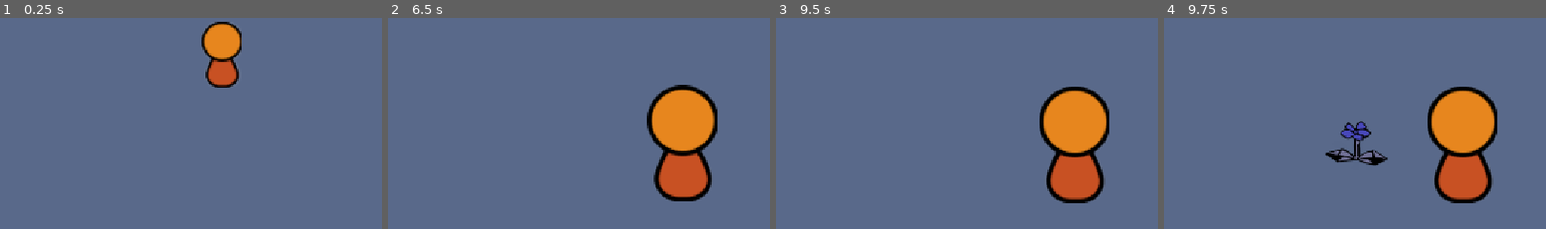
Above: before the commit, frames 1-4 (left to right).
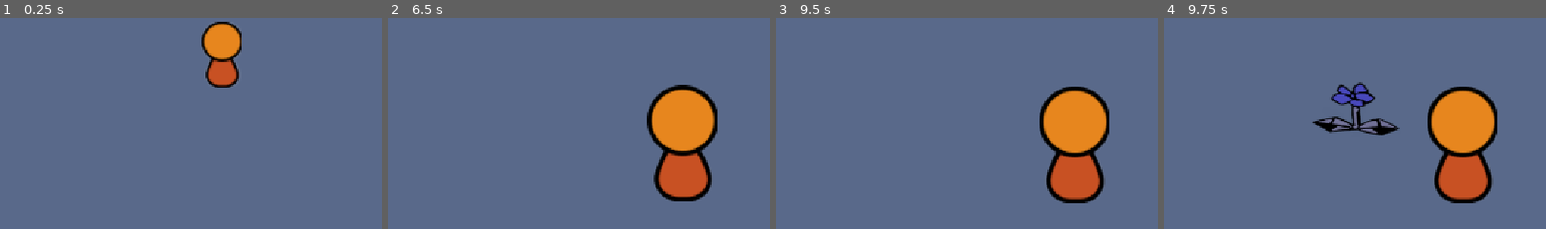
Above: after the commit, the same moments.

Repository: cjj1516/GrowTogether
Game: Godot game, scene res://world/world.tscn
Two runs of this game, one before a commit and one after it. Both use one fixed random seed, a clock stepped at 60 frames per second and the inputs below.
Inputs (mouse positions are % of the whole screen's width and height, from its top left):
- Up to frame 1 (0.25 s): no input
- Up to frame 2 (6.5 s): click "1" at 0.5 s; click "1" at 1.25 s; click "1" at 2 s; click "1" at 2.75 s; click "1" at 3.5 s; click "1" at 4.25 s; click "1" at 5 s; click "1" at 5.75 s
- Up to frame 3 (9.5 s): click "1" at 6.5 s; click "1" at 7.25 s; click "1" at 8 s; click "1" at 8.75 s
- Up to frame 4 (9.75 s): tap Enter at 9.5 s; move the mouse to (45, 70) at 9.52 s; click (45, 70) at 9.67 s
The pictures show only the part of the screen within x 20-70%, y 41-91%; the shares and areas given below are measured in that part.

Frames 1-3 are identical in both runs. In frame 4, 3.0% of the frame differs, in the area x 38-62%, y 30-71%.

Commit message:
camera clicks for cole

Diff:
--- a/npcs/npc.gd
+++ b/npcs/npc.gd
@@ -81,6 +81,7 @@
 	var random_z = randf_range(wander_bounds.position.y + edge_padding, wander_bounds.position.y + wander_bounds.size.y - edge_padding)
 	target_pos = Vector3(random_x, global_position.y, random_z)
 
+
 func action_decision() -> void:
 	#50% chance to water, 25 to wander 25 to idle
 	var availale_plant = get_plant()
@@ -97,6 +98,7 @@
 			current_state = State.WANDERING
 			pick_target()
 
+
 func handle_wander() -> void:
 	#flat so we can just ignore height difference
 	var target_flat = Vector3(target_pos.x, global_position.y, target_pos.z)
@@ -107,12 +109,14 @@
 		velocity = Vector3.ZERO
 		action_decision()
 
+
 func handle_idle(delta: float) -> void:
 	timer -= delta
 	velocity = Vector3.ZERO
 	if timer <= 0.0:
 		pick_target()
 		current_state = State.WANDERING
+
 
 func handle_wantplant() -> void:
 	if not is_instance_valid(plant_node):
@@ -133,14 +137,15 @@
 		var pause_timer = get_tree().create_timer(randf_range(2,3))
 		pause_timer.timeout.connect(done_interacting)
 
+
 func done_interacting() -> void:
 	plant_node = null
 	pick_target()
 	current_state = State.WANDERING
 
+
 func give_seeds() -> void:
-
-	var sprite = plant_node.get_node("Sprite3D") as Sprite3D
+	var sprite = plant_node.get_node("Sprite") as Sprite3D
 	var texture_path = sprite.texture.resource_path
 	var file_name = texture_path.get_file().get_basename()
 
--- a/plants/plant.gd
+++ b/plants/plant.gd
@@ -1,4 +1,4 @@
-extends Node2D
+extends Node3D
 class_name Plant
 
 # Godot's custom resources seem very helpful in terms of defining multiple
@@ -47,7 +47,7 @@
 		return
 
 	plant_resource.prepare_resource(self)
-	$Sprite2D.texture = plant_resource.texture
+	$Sprite.texture = plant_resource.texture
 	pass
 
 func water_plant(timer_reduction: float = 0):
--- a/plants/plant.tscn
+++ b/plants/plant.tscn
@@ -2,7 +2,8 @@
 
 [ext_resource type="Script" uid="uid://ovh0a4hjv3wo" path="res://plants/plant.gd" id="1_2vmhr"]
 
-[node name="Plant" type="Node2D" unique_id=1464187394]
+[node name="Plant" type="Node3D" unique_id=630787401]
 script = ExtResource("1_2vmhr")
 
-[node name="Sprite2D" type="Sprite2D" parent="." unique_id=1047902305]
+[node name="Sprite" type="Sprite3D" parent="." unique_id=397440641]
+transform = Transform3D(1, 0, 0, 0, 1, 0, 0, 0, 1, 0, 0.44743204, 0)
--- a/plants/resources/plant_resource.gd
+++ b/plants/resources/plant_resource.gd
@@ -6,6 +6,6 @@
 var texture: Texture2D
 @export var thirst_limit: float
 
-func prepare_resource(plant: Node2D):
+func prepare_resource(plant: Node3D):
 	texture = compressed_texture
 	pass
--- /dev/null
+++ b/world/camera.gd
@@ -0,0 +1,46 @@
+extends Camera3D
+
+
+# Called when the node enters the scene tree for the first time.
+func _ready() -> void:
+	pass # Replace with function body.
+
+
+# Called every frame. 'delta' is the elapsed time since the previous frame.
+func _process(delta: float) -> void:
+	pass
+
+# returns null
+func screen_raycast(screen_pos: Vector2):
+	# 1. Calculate the start (origin) and direction of the ray from the 2D screen position
+	var origin: Vector3 = project_ray_origin(screen_pos)
+	var direction: Vector3 = project_ray_normal(screen_pos)
+	# extend ray arbitrarily far. in practice this should always hit something
+	# if the player tried to click on something
+	var end: Vector3 = origin + direction * 1000
+
+	# 2. Create the query parameters
+	var query = PhysicsRayQueryParameters3D.create(origin, end)
+
+	# 3. Access the 3D physics space state
+	var space_state = get_world_3d().direct_space_state
+
+	# Optional: Exclude certain physics layers or objects if needed
+	# query.collision_mask = 1
+
+	# 4. Cast the ray
+	var result: Dictionary = space_state.intersect_ray(query)
+
+	# 5. Handle the result
+	if not result.is_empty():
+		var hit_object = result.collider
+		var hit_position = result.position
+		var hit_normal = result.position
+
+		# Example: Interact with the object if it has a specific method
+		if hit_object.has_method("on_clicked"):
+			hit_object.on_clicked()
+
+		return hit_position
+
+	return null
--- /dev/null
+++ b/world/world.gd
@@ -0,0 +1,84 @@
+extends Node3D
+
+var plant_scene = load("res://plants/plant.tscn")
+
+var plant_inventory: Dictionary[String, int]
+var plant_list: Array[Plant]
+
+var last_second: int = 0
+var total_time: float = 0
+
+@onready var GUI: CanvasLayer = $GUI
+@onready var floor_node = $Floor
+@onready var camera_node = $Camera3D
+var name_to_button: Dictionary[String, Button]
+var buttons: Array[Button]
+
+var currently_planting: String = "green_plant"
+
+# Called when the node enters the scene tree for the first time.
+func _ready() -> void:
+	var colors = ["red", "yellow", "green", "blue"]
+	for i in range(len(colors)):
+		var color = colors[i]
+		var button = Button.new()
+		var plant_name = color + "_plant"
+
+		add_plant_to_inventory(plant_name, 1)
+
+		button.text = str(plant_inventory[plant_name])
+		button.icon = load(
+			"res://plants/resources/images/{plant_name}.png"
+			.format({"plant_name": plant_name}
+		))
+		button.position = Vector2(i*150 + 20, 20)
+		button.pressed.connect(attempt_to_select_what_to_plant.bind(plant_name))
+		add_child(button)
+
+		name_to_button[plant_name] = button
+	pass
+
+
+func attempt_to_select_what_to_plant(name: String):
+	#if plant_inventory[name] >= 0:
+	currently_planting = name
+
+func add_plant_to_inventory(name: String, amount: int = 1):
+	if not(plant_inventory.has(name)):
+		plant_inventory[name] = 0
+	plant_inventory[name] += amount
+	pass
+
+func remove_plant_from_inventory(name: String, amount: int = 1):
+	if not(plant_inventory.has(name)):
+		print("Attempt to remove {name} from inventory, but the key is null!")
+		return
+	plant_inventory[name] -= amount;
+
+
+
+# Called every frame. 'delta' is the elapsed time since the previous frame.
+func _process(delta: float) -> void:
+	total_time += delta
+	pass
+
+
+func _unhandled_input(event):
+	# Mouse in viewport coordinates.
+	if event is InputEventMouseButton and event.pressed:
+		if plant_inventory[currently_planting] > 0:
+			var floor_position = camera_node.screen_raycast(event.position)
+			if floor_position != null:
+				spawn_plant(floor_position, currently_planting)
+
+
+func spawn_plant(position: Vector3, name: String):
+	var new_plant = plant_scene.instantiate()
+	new_plant.set_plant_type(name)
+	new_plant.position = position
+	plant_list.push_back(new_plant)
+	add_child(new_plant)
+	remove_plant_from_inventory(name, 1)
+	var button = name_to_button[name]
+	button.text = str(plant_inventory[name])
+	pass
--- a/world/world.tscn
+++ b/world/world.tscn
@@ -1,6 +1,7 @@
 [gd_scene format=3 uid="uid://tuc1i26umpgd"]
 
-[ext_resource type="Script" uid="uid://cny3fhm7eaay7" path="res://world/world_old.gd" id="1_6xmxd"]
+[ext_resource type="Script" uid="uid://du4j8i8ian83a" path="res://world/world.gd" id="1_tcf2h"]
+[ext_resource type="Script" uid="uid://r7kwpuujdfhn" path="res://world/camera.gd" id="2_4717r"]
 [ext_resource type="PackedScene" uid="uid://be64fexypk4tr" path="res://npcs/NPC.tscn" id="2_tcf2h"]
 
 [sub_resource type="Environment" id="Environment_oracd"]
@@ -8,16 +9,18 @@
 background_color = Color(0.6581315, 0.7714466, 1, 1)
 
 [node name="World" type="Node3D" unique_id=1874885327]
-script = ExtResource("1_6xmxd")
+script = ExtResource("1_tcf2h")
 
 [node name="WorldEnvironment" type="WorldEnvironment" parent="." unique_id=1556400846]
 environment = SubResource("Environment_oracd")
 
 [node name="Camera3D" type="Camera3D" parent="." unique_id=2050715352]
 transform = Transform3D(1, 0, 0, 0, 0.9244012, 0.3814215, 0, -0.3814215, 0.9244012, -2.3841858e-07, 1.7269819, 3.4151733)
+script = ExtResource("2_4717r")
 
-[node name="CSGBox3D" type="CSGBox3D" parent="." unique_id=1991369096]
+[node name="Floor" type="CSGBox3D" parent="." unique_id=1991369096]
 transform = Transform3D(16.347387, 0, 0, 0, 1, 0, 0, 0, 16.735907, 0, -0.42578125, 0)
+use_collision = true
 size = Vector3(1, 0.1484375, 1)
 
 [node name="NPC" parent="." unique_id=1856237465 instance=ExtResource("2_tcf2h")]
Not shown, added: world/camera.gd.uid
Not shown, added: world/world.gd.uid
